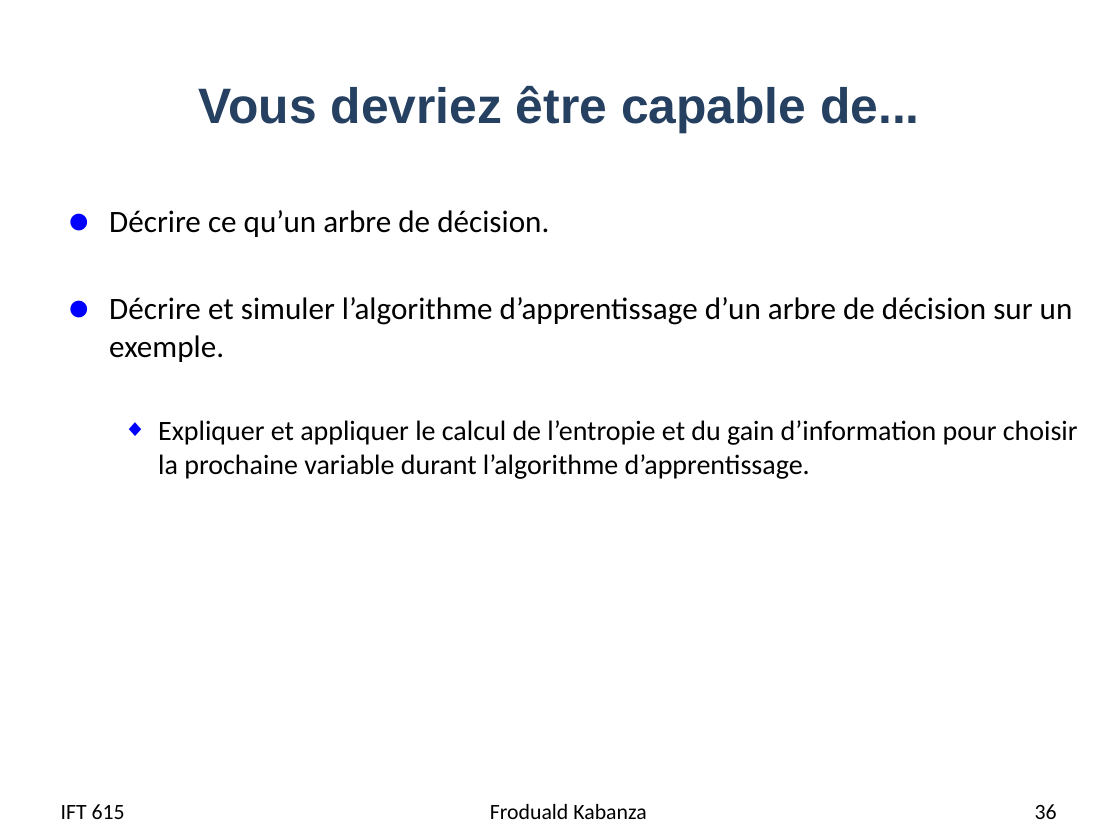
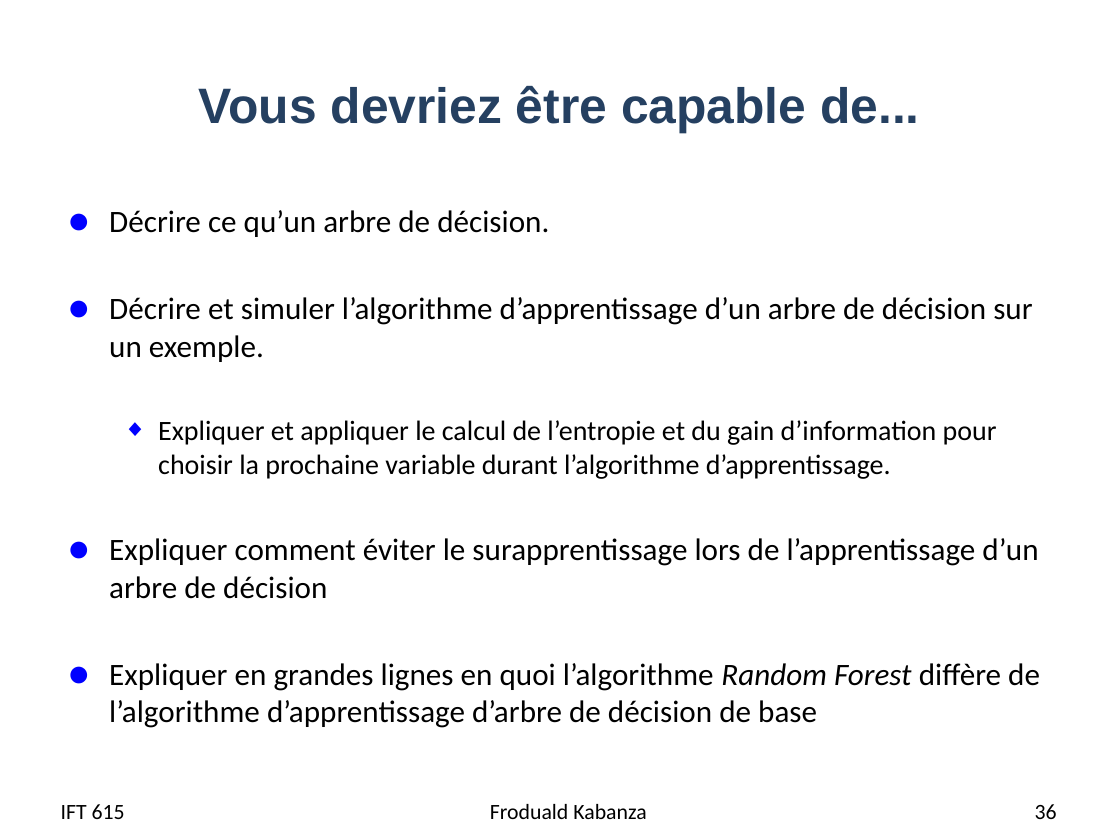
Before and after one commit to djeffkanda/djeffkanda.github.io, a slide deck: slide 36 of ift/assets/slides/ift615-08-Apprentissage avec des arbres de decision.pptx. Drawn at 1120x840 pixels with LibreOffice and Linux fonts; fonts in the diff are those of the drawing. Boxes give left, top, right and bottom in pixels: in the first picture for what was removed or moved away, otherwise in the second. Text is boxed around its words. In the diff, an @@ line names an element or a change of style, - is before the commit and + after.

```diff
--- a/ift/assets/slides/ift615-08-Apprentissage avec des arbres de decision.pptx
+++ b/ift/assets/slides/ift615-08-Apprentissage avec des arbres de decision.pptx
@@ text at (109, 538, 1040, 728): paragraphs added @@
+● Expliquer comment éviter le surapprentissage lors de l’apprentissage d’un arbre de décision
+● Expliquer en grandes lignes en quoi l’algorithme Random Forest diffère de l’algorithme d’apprentissage d’arbre de décision de base
```
Also in this commit, not shown: 13 other slides changed, 2 other files.
